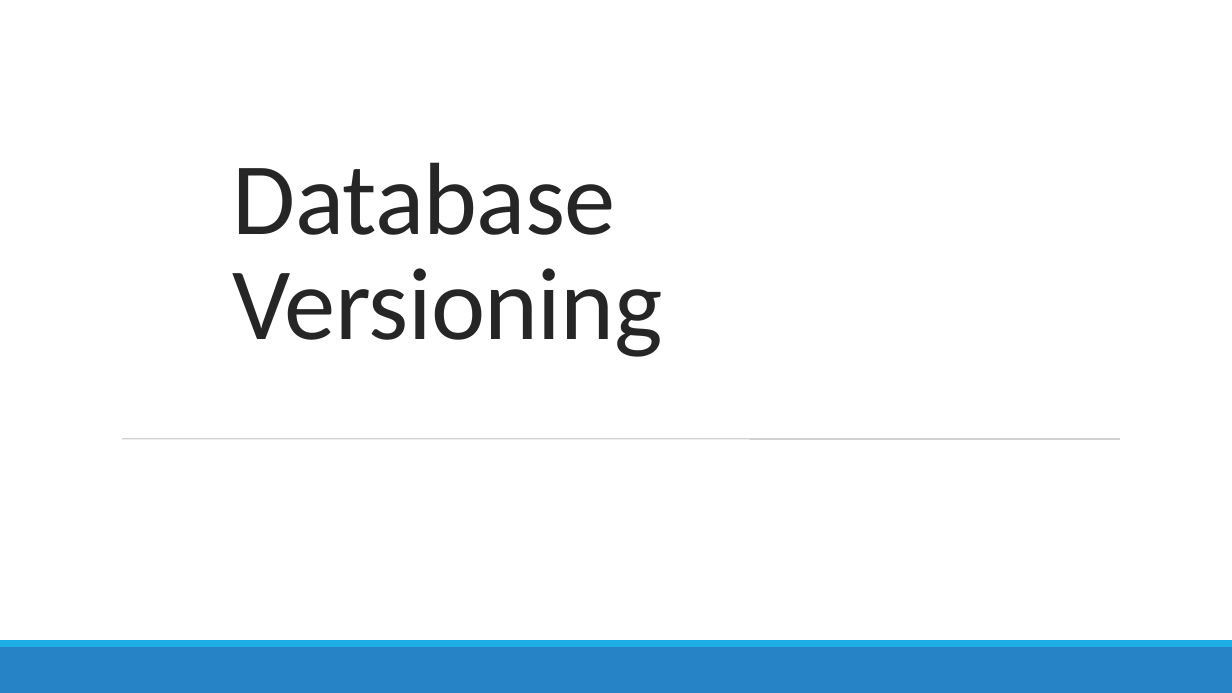
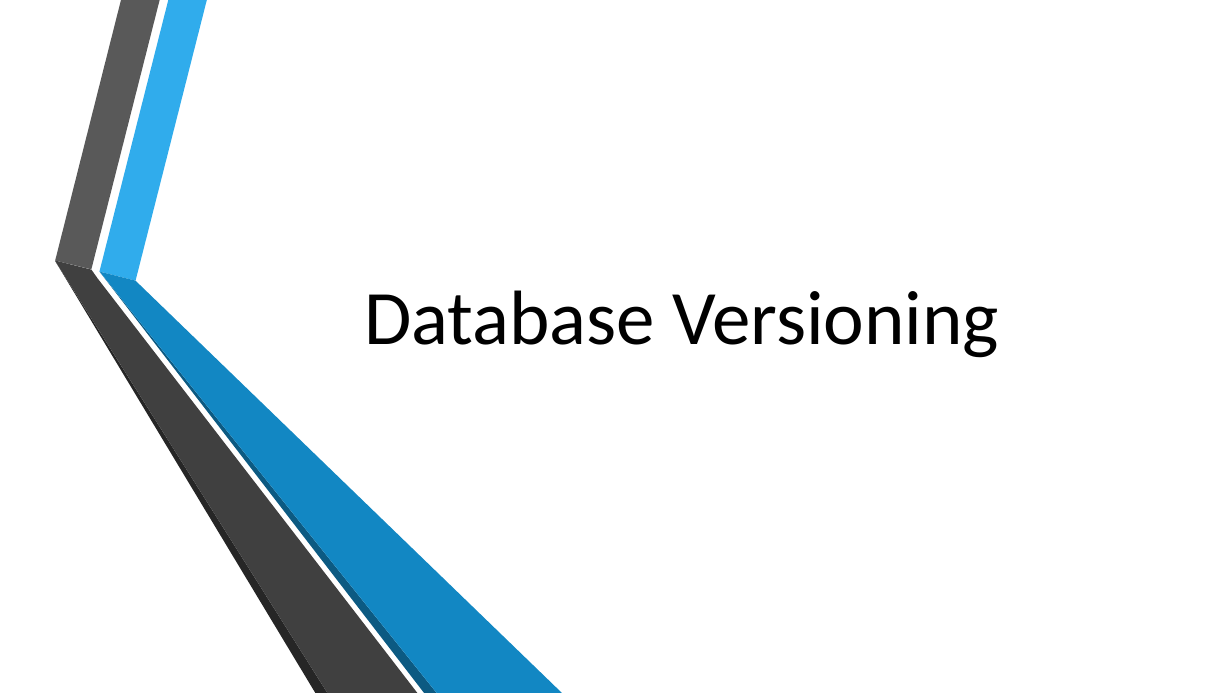
Before and after one commit to MGIS-UMN/GIS5577_week9, a slide deck: slide 2 of Database_Administration.odp. Drawn at 1232x693 pixels with LibreOffice and Linux fonts; fonts in the diff are those of the drawing; background and template pictures are left out. Boxes give left, top, right and bottom in pixels: in the first picture for what was removed or moved away, otherwise in the second. Text is boxed around its words. In the diff, an @@ line names an element or a change of style, - is before the commit and + after.

```diff
--- a/Database_Administration.odp
+++ b/Database_Administration.odp
@@ title "Database Versioning" at bbox=[364, 290, 999, 358]: size 80 to 60 pt, text colour #262626 to #000000, letter spacing -0.5 to 0 pt; alignment left to right; line spacing 0.85 to 1 @@
@@ group added at bbox=[55, 0, 563, 693]: 6 freeform shapes @@
@@ line removed from (122, 439) to (1120, 439) @@
@@ freeform shape removed at bbox=[0, 647, 1232, 693] @@
@@ freeform shape removed at bbox=[0, 640, 1232, 647] @@
```
Also in this commit, not shown: 24 other slides changed, 1 other file.
